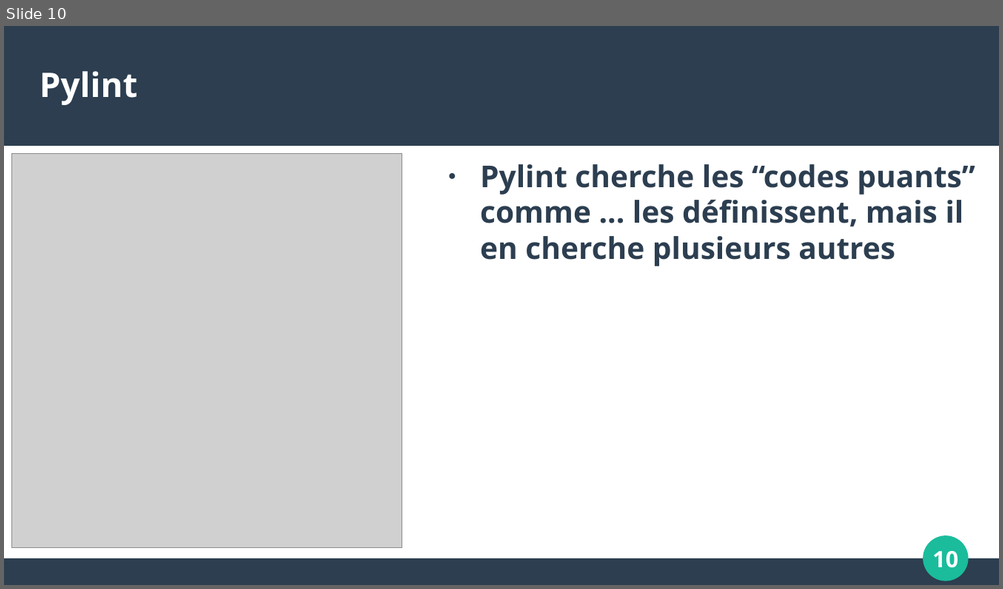
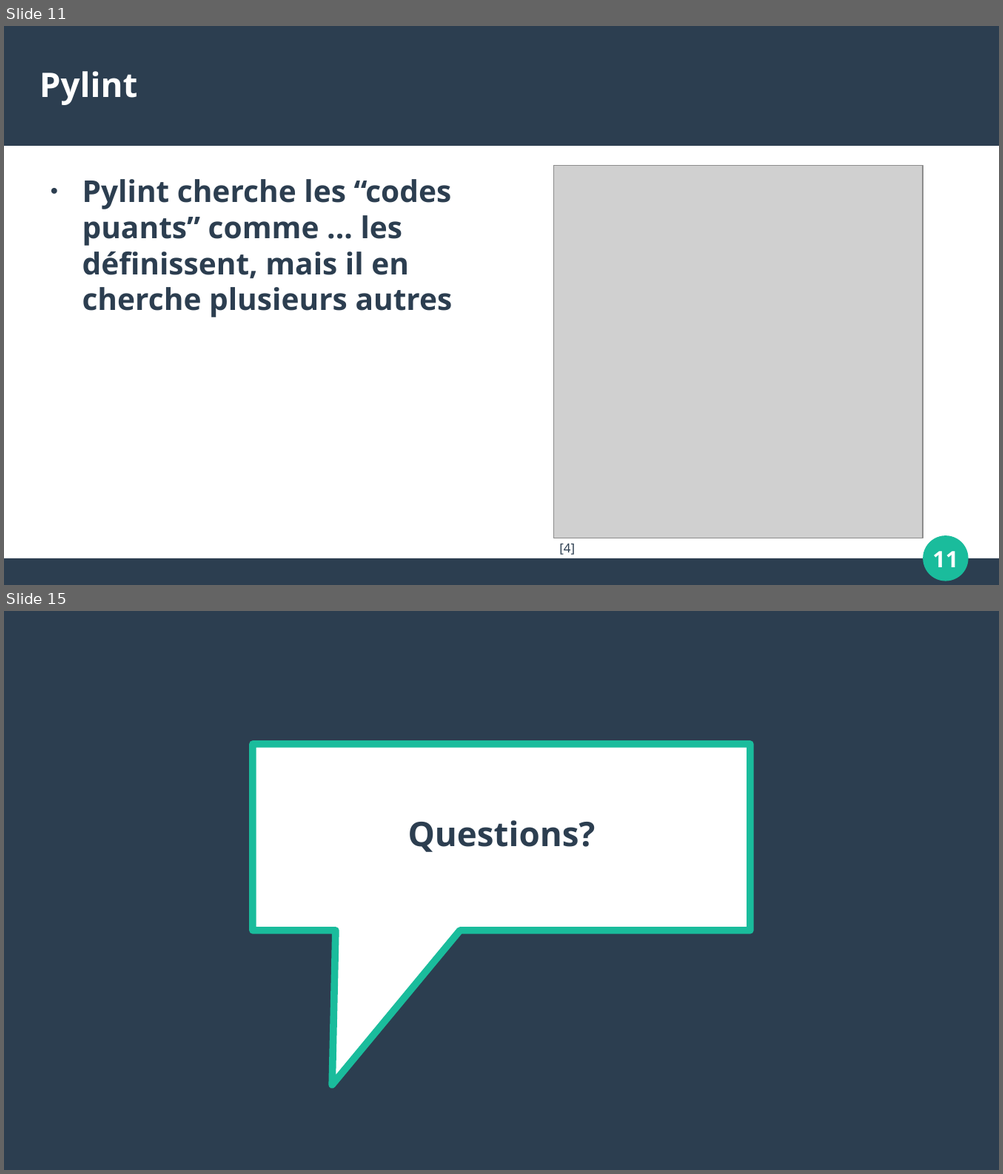
Before and after one commit to umontreal-diro/IFT3913, a slide deck: presentations/Semaine7/ClaudericDeRoy/presentation.odp. Shown one above the other, each under a label of ours: slide 10 before the commit, slides 11 and 15 after it; the slides between them are not shown. The pictures are 1003x589 and 1003x1174 pixels, drawn with LibreOffice and Linux fonts; fonts in the diff are those of the drawing; grey boxes stand for pictures. Boxes give left, top, right and bottom in pixels: in the first picture for what was removed or moved away, otherwise in the second. Text is boxed around its words. In the diff, an @@ line names an element or a change of style, - is before the commit and + after.

```diff
--- a/presentations/Semaine7/ClaudericDeRoy/presentation.odp
+++ b/presentations/Semaine7/ClaudericDeRoy/presentation.odp
@@ slide 15 added at (x1=4, y1=611, x2=999, y2=1170), background #FFFFFF @@
@@ rectangle added at (x1=4, y1=611, x2=999, y2=1170), fill #2C3E50 @@
@@ speech box added at (x1=253, y1=745, x2=751, y2=931), fill #FFFFFF, outline #1ABC9C 5.67 pt @@
@@ title added at (x1=408, y1=820, x2=595, y2=852), 27 pt, text #2C3E50, bold @@
+Questions?
@@ what was slide 10 is now slide 11 @@
@@ slide 11 changed as well @@
@@ text "Pylint cherche les “codes puants” ..." rewrapped from (x1=480, y1=164, x2=975, y2=266) to (x1=82, y1=179, x2=452, y2=318) @@
@@ picture resized from (x1=12, y1=154, x2=402, y2=548) to (x1=554, y1=166, x2=923, y2=539) @@
@@ text added at (x1=559, y1=544, x2=575, y2=555), 10 pt, text #2C3E50 @@
+[4]
@@ page number at (x1=932, y1=551, x2=958, y2=568): text changed @@
-10
+11
```
Also in this commit, not shown: 8 other slides changed, 6 other slides added, 2 slides removed, 8 other files.
